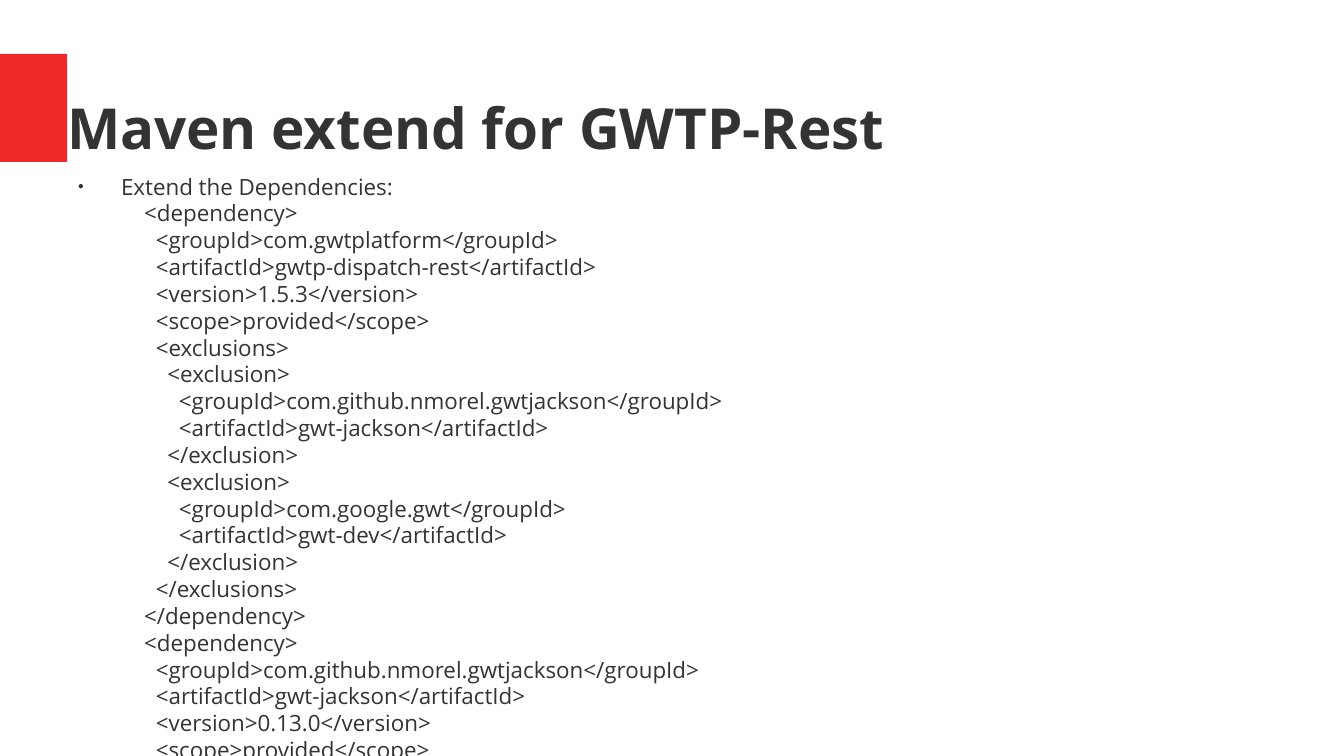
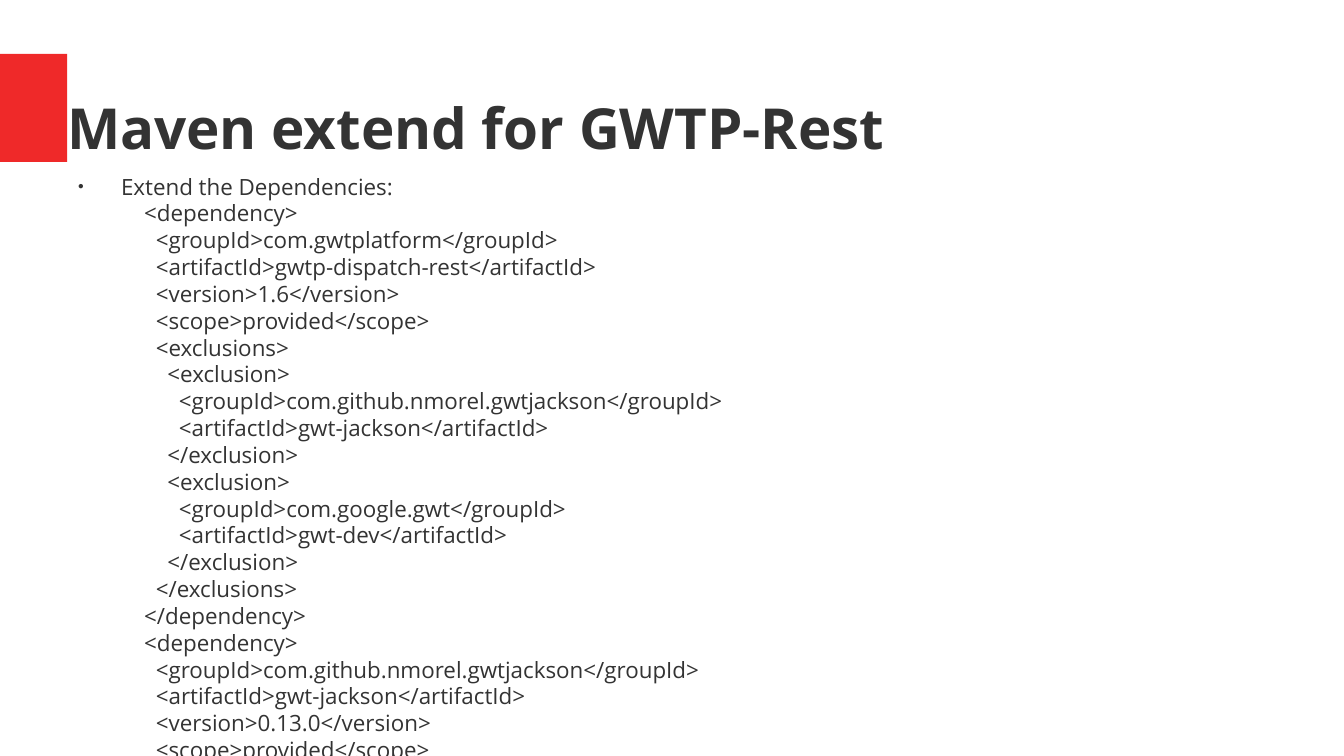
Before and after one commit to ManfredTremmel/gwtp-training, a slide deck: slide 138 of GWT-GWTP-Training_en.odp. Drawn at 1344x756 pixels with LibreOffice and Linux fonts; fonts in the diff are those of the drawing. Boxes give left, top, right and bottom in pixels: in the first picture for what was removed or moved away, otherwise in the second. Text is boxed around its words. In the diff, an @@ line names an element or a change of style, - is before the commit and + after.

```diff
--- a/GWT-GWTP-Training_en.odp
+++ b/GWT-GWTP-Training_en.odp
@@ text at (x1=121, y1=178, x2=722, y2=732): text changed @@
-● Extend the Dependencies:
-  <dependency>
-  <groupId>com.gwtplatform</groupId>
-  <artifactId>gwtp-dispatch-rest</artifactId>
-  <version>1.5.3</version>
-  <scope>provided</scope>
-  <exclusions>
-  <exclusion>
-  <groupId>com.github.nmorel.gwtjackson</groupId>
-  <artifactId>gwt-jackson</artifactId>
-  </exclusion>
-  <exclusion>
-  <groupId>com.google.gwt</groupId>
-  <artifactId>gwt-dev</artifactId>
-  </exclusion>
-  </exclusions>
-  </dependency>
-  <dependency>
-  <groupId>com.github.nmorel.gwtjackson</groupId>
-  <artifactId>gwt-jackson</artifactId>
-  <version>0.13.0</version>
-  <scope>provided</scope>
-  </dependency>
+● Extend the Dependencies:
+  <dependency>
+  <groupId>com.gwtplatform</groupId>
+  <artifactId>gwtp-dispatch-rest</artifactId>
+  <version>1.6</version>
+  <scope>provided</scope>
+  <exclusions>
+  <exclusion>
+  <groupId>com.github.nmorel.gwtjackson</groupId>
+  <artifactId>gwt-jackson</artifactId>
+  </exclusion>
+  <exclusion>
+  <groupId>com.google.gwt</groupId>
+  <artifactId>gwt-dev</artifactId>
+  </exclusion>
+  </exclusions>
+  </dependency>
+  <dependency>
+  <groupId>com.github.nmorel.gwtjackson</groupId>
+  <artifactId>gwt-jackson</artifactId>
+  <version>0.13.0</version>
+  <scope>provided</scope>
+  </dependency>
```
Also in this commit, not shown: 13 other slides changed, 1 other file.
